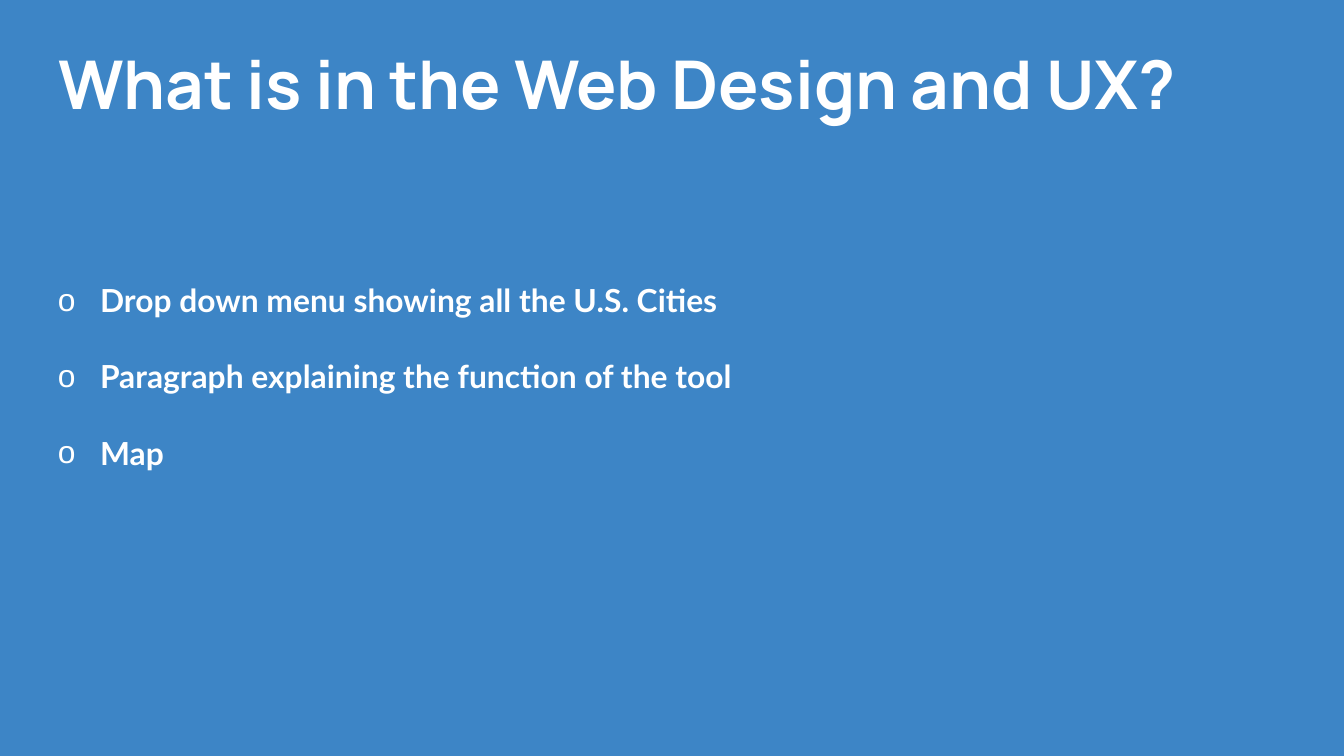
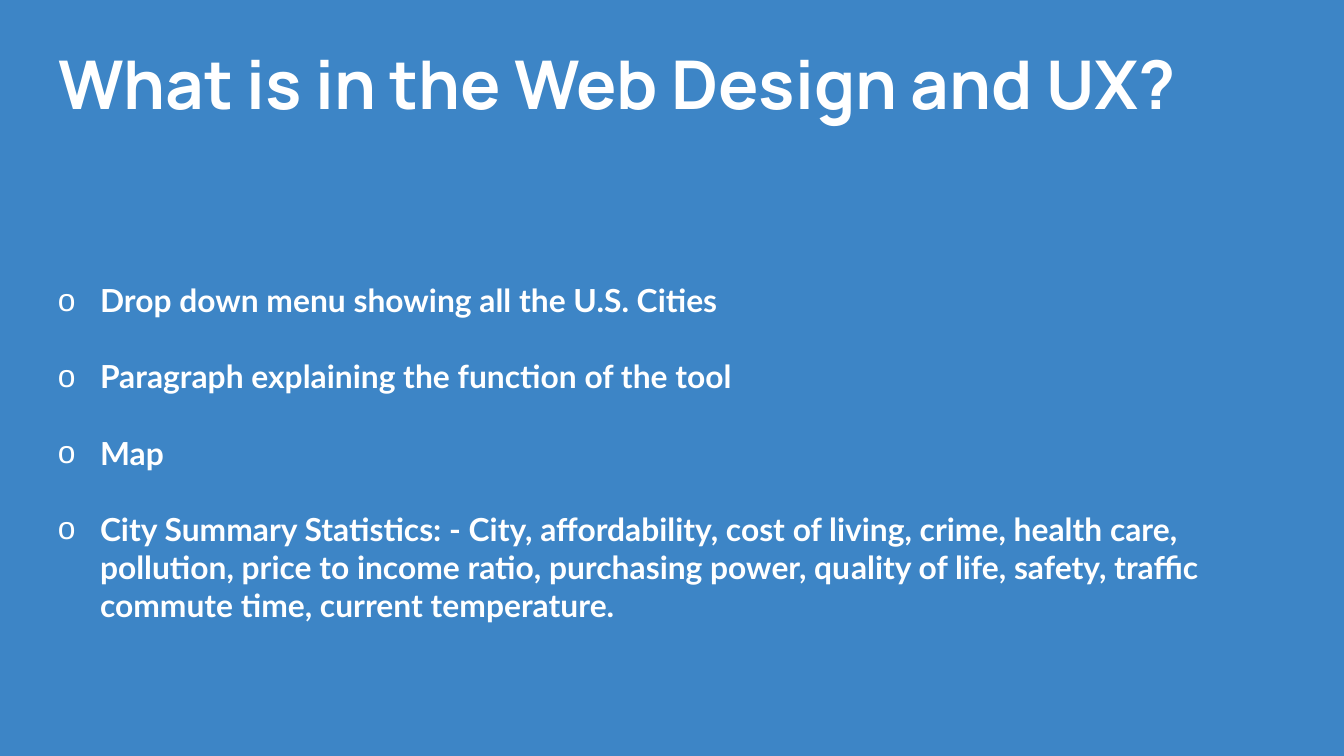
Before and after one commit to CPrince20/Homies, a slide deck: slide 11 of Homies City Collection.pptx. Drawn at 1344x756 pixels with LibreOffice and Linux fonts; fonts in the diff are those of the drawing. Boxes give left, top, right and bottom in pixels: in the first picture for what was removed or moved away, otherwise in the second. Text is boxed around its words. In the diff, an @@ line names an element or a change of style, - is before the commit and + after.

Commit message:
PPT slides

```diff
--- a/Homies City Collection.pptx
+++ b/Homies City Collection.pptx
@@ text at (100, 517, 1198, 623): paragraph added @@
+o City Summary Statistics: - City, affordability, cost of living, crime, health care, pollution, price to income ratio, purchasing power, quality of life, safety, traffic commute time, current temperature.
```
Also in this commit, not shown: 1 other slide changed.
